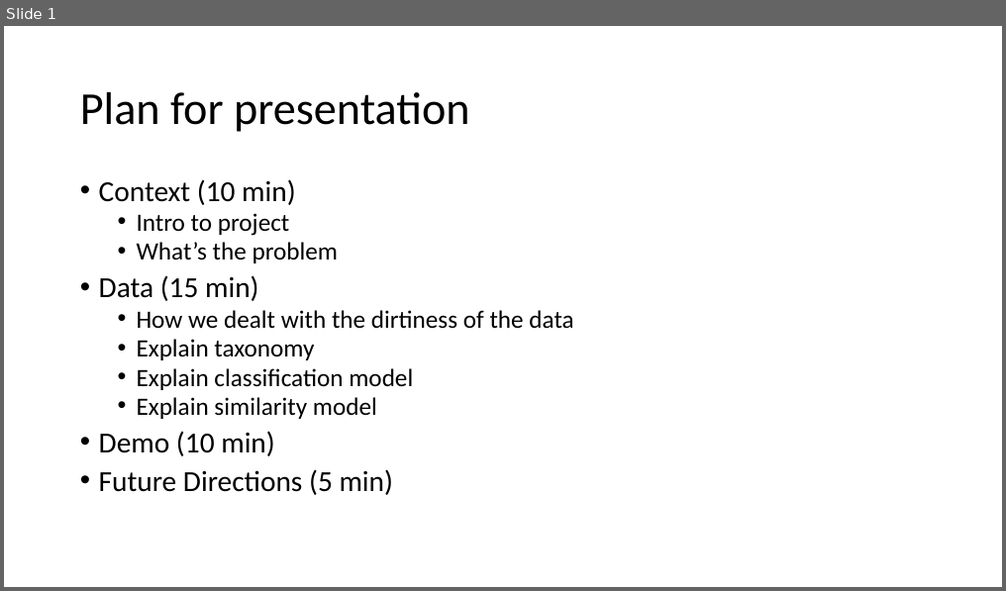
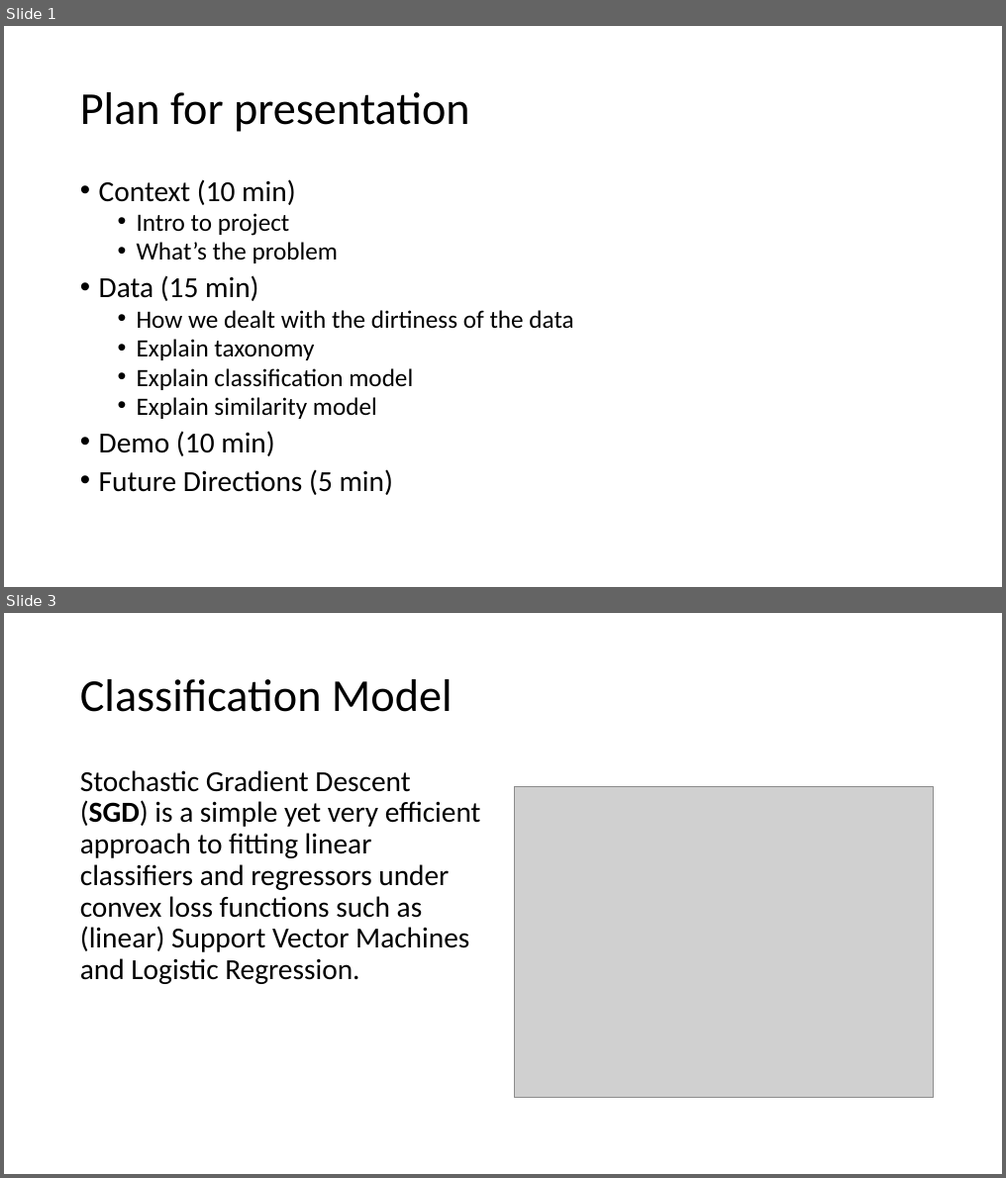
Before and after one commit to theareaorg/AREA-Research-Agenda, a slide deck: FindAR/WebinarPresentation/blank-ppt.pptx. Shown one above the other, each under a label of ours: slide 1 before the commit, slides 1 and 3 after it; the slides between them are not shown. The pictures are 1006x591 and 1006x1178 pixels, drawn with LibreOffice and Linux fonts; fonts in the diff are those of the drawing; grey boxes stand for pictures. Boxes give left, top, right and bottom in pixels: in the first picture for what was removed or moved away, otherwise in the second. Text is boxed around its words. In the diff, an @@ line names an element or a change of style, - is before the commit and + after.

```diff
--- a/FindAR/WebinarPresentation/blank-ppt.pptx
+++ b/FindAR/WebinarPresentation/blank-ppt.pptx
@@ slide 3 added at [4, 613, 1002, 1174], background #FFFFFF @@
@@ title added at [80, 679, 452, 712], 44 pt, text #000000 @@
+Classification Model
@@ text added at [80, 770, 481, 984], 28 pt, text #000000 @@
+Stochastic Gradient Descent (SGD) is a simple yet very efficient approach to fitting linear classifiers and regressors under convex loss functions such as (linear) Support Vector Machines and Logistic Regression.
@@ picture added at [515, 786, 934, 1098] @@
```
Also in this commit, not shown: 2 other slides added, 1 other file.
